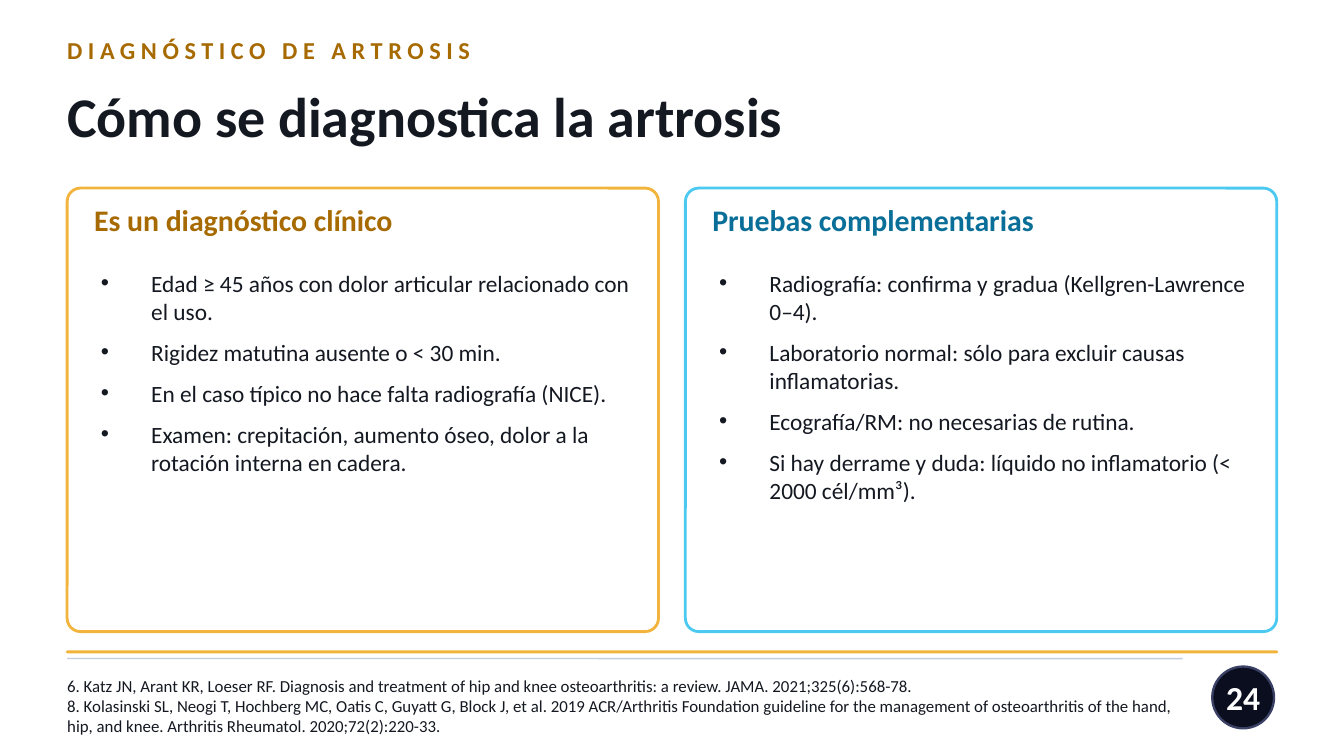
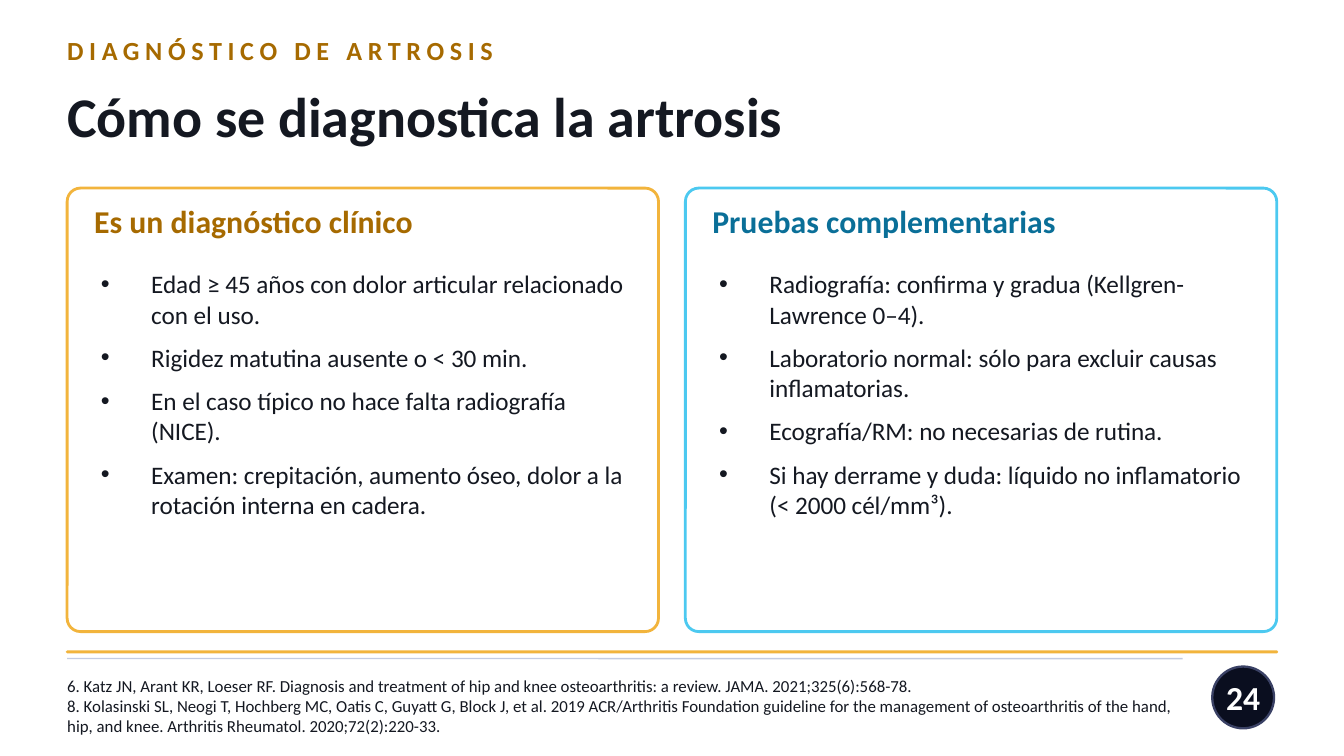
Before and after one commit to nestor120512/nes, a slide deck: slide 24 of Dx_AR_vs_artrosis.pptx. Drawn at 1344x756 pixels with LibreOffice and Linux fonts; fonts in the diff are those of the drawing. Boxes give left, top, right and bottom in pixels: in the first picture for what was removed or moved away, otherwise in the second. Text is boxed around its words. In the diff, an @@ line names an element or a change of style, - is before the commit and + after.

```diff
--- a/Dx_AR_vs_artrosis.pptx
+++ b/Dx_AR_vs_artrosis.pptx
@@ text "DIAGNÓSTICO DE ARTROSIS" at (67, 38, 492, 60): size 13 to 14 pt @@
@@ text "Es un diagnóstico clínico" at (94, 210, 413, 239): size 16 to 17 pt @@
@@ text "Pruebas complementarias" at (712, 210, 1055, 238): size 16 to 17 pt @@
@@ text "Edad ≥ 45 años con ..." at (151, 275, 623, 514): size 12.5 to 13.5 pt @@
@@ text "Radiografía: confirma y gradua (Kellgren-Lawrence ..." at (769, 274, 1241, 518): size 12.5 to 13.5 pt @@
```
Also in this commit, not shown: 31 other slides changed, 2 slides added.
